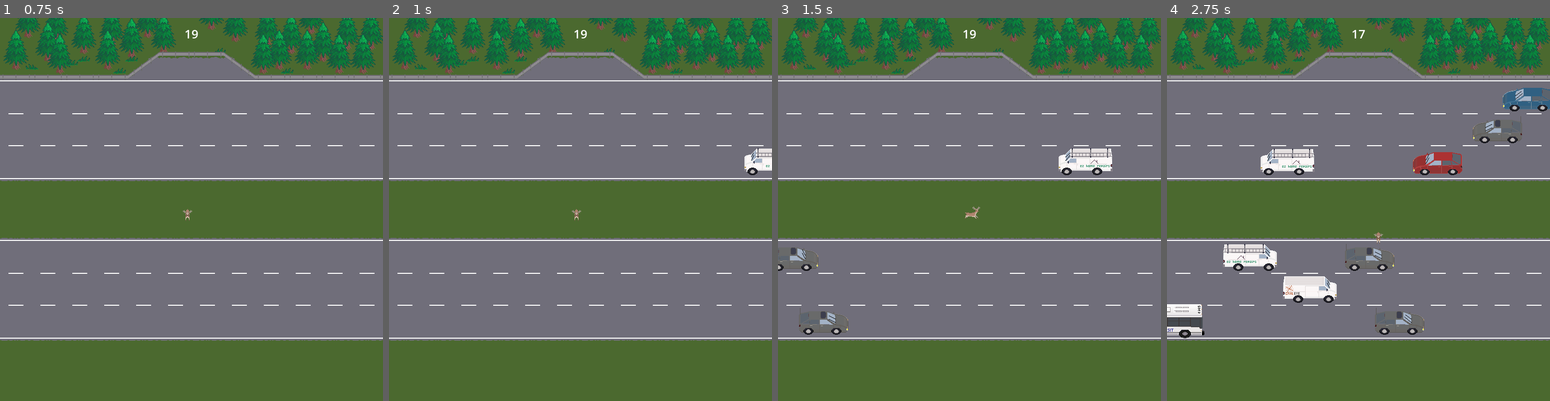
Above: before the commit, frames 1-4 (left to right).
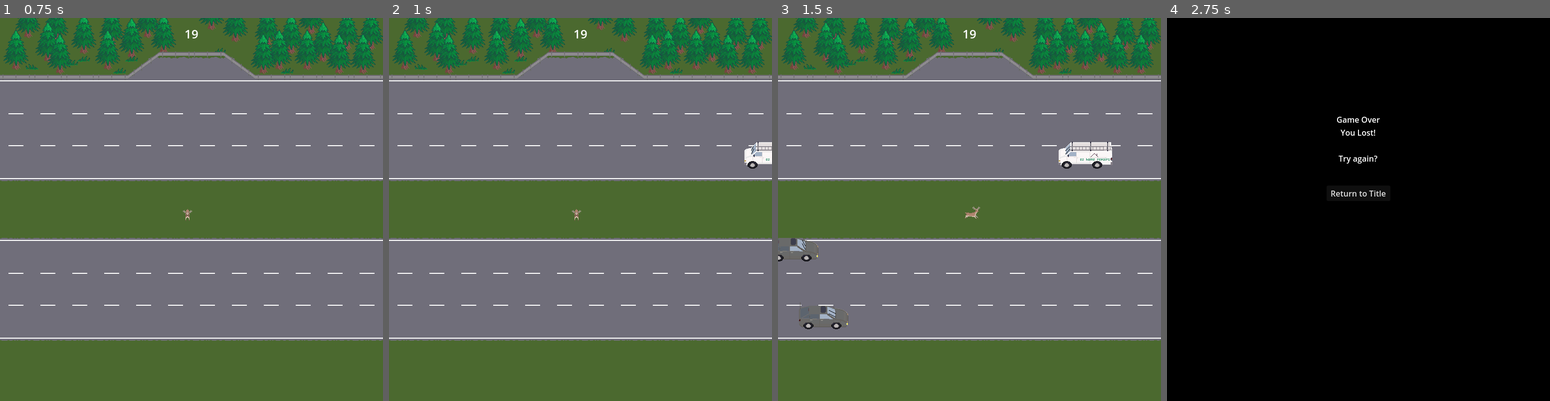
Above: after the commit, the same moments.

Repository: Pedro-T/deer-in-the-headlights
Game: Godot game, scene res://Main.tscn
Two runs of this game, one before a commit and one after it. Both use one fixed random seed, a clock stepped at 60 frames per second and the inputs below.
Inputs:
- Up to frame 1 (0.75 s): click "Start Game" at 0.5 s
- Up to frame 2 (1 s): no input
- Up to frame 3 (1.5 s): hold D (move_right) from 1.28 s (still down)
- Up to frame 4 (2.75 s): release D (move_right) at 2.03 s; hold S (move_down) from 2.03 s (still down)

Frame 1 is identical in both runs. In frame 2, 0.4% of the frame differs, in the area x 92-100%, y 32-42%; in frame 3, 1.5%; in frame 4, 100%, in the area x 0-100%, y 0-100%.

Commit message:
add slight variance in vehicle positioning

Diff:
--- a/deer-in-the-headlights/vehicle/vehicle.gd
+++ b/deer-in-the-headlights/vehicle/vehicle.gd
@@ -33,6 +33,8 @@
 	collision_shape.position = Vector2(0, (sprite_size.y - height) / 2)
 	sprite.play(animation_name)
 
+	position = position + Vector2(0, randi_range(-20, 0)) # shift the cars around a little so they're not perfectly in line every time
+
 func _process(delta: float) -> void:
 	position.x += speed * delta * move_direction
 
